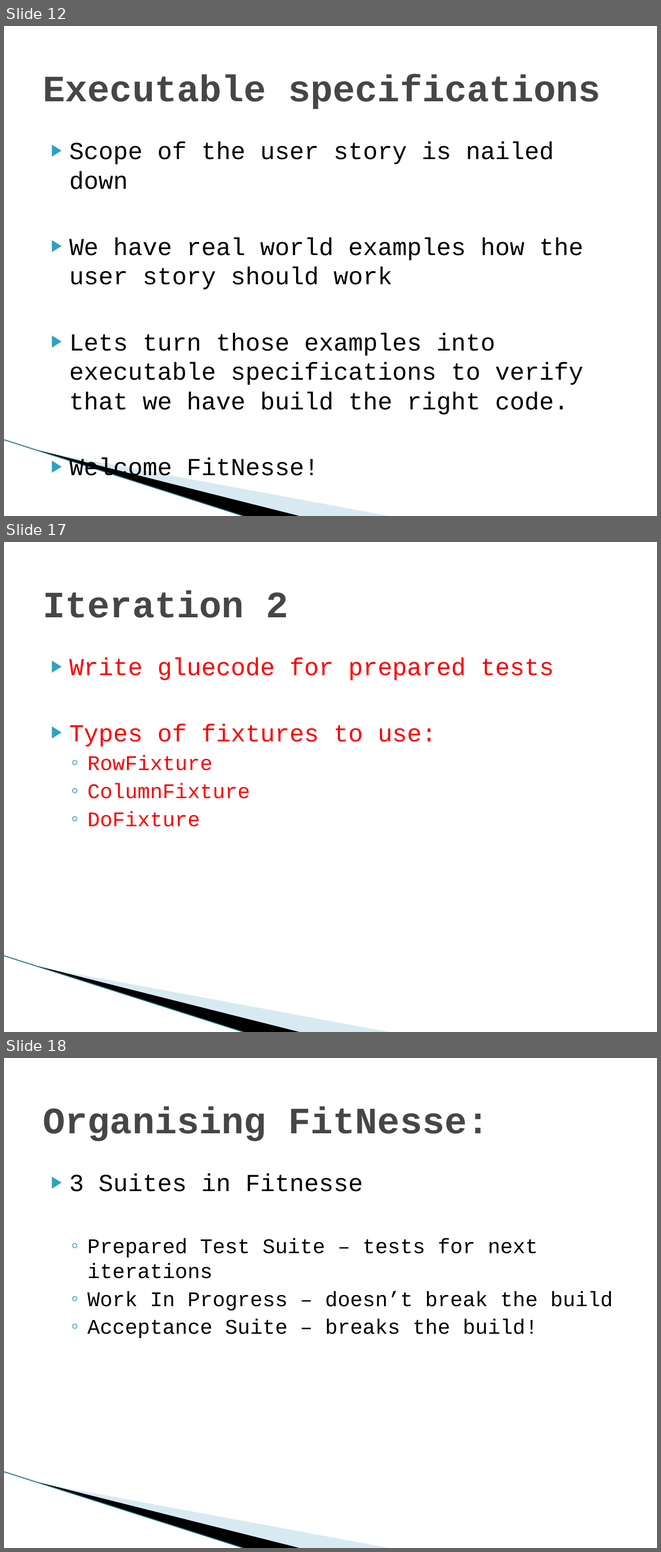
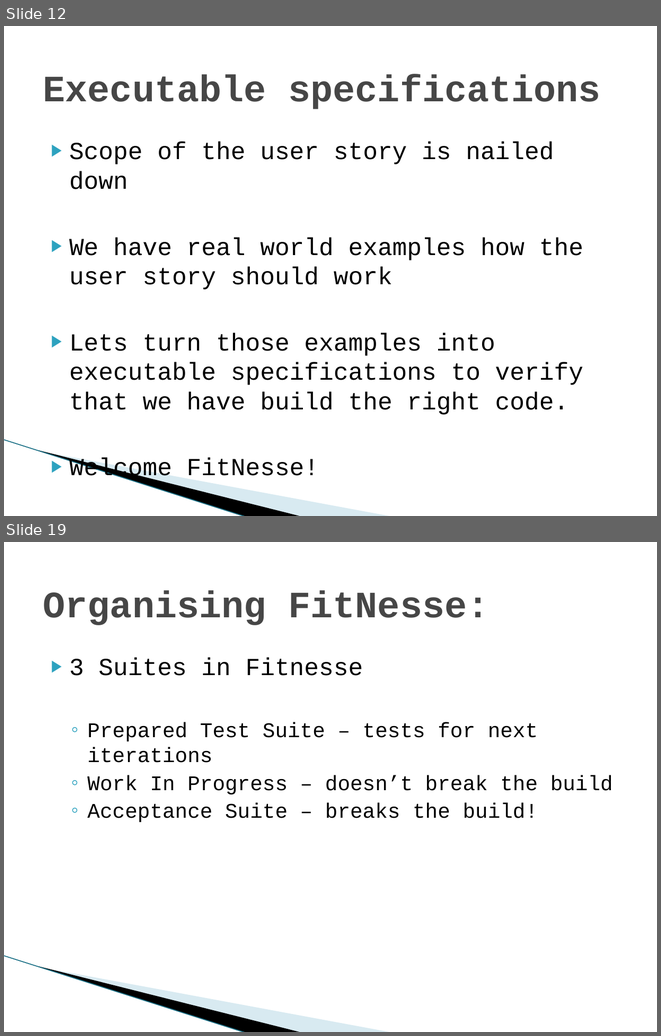
Before and after one commit to michelgrootjans/agileacceptancetesting, a slide deck: Slides/20090514_iLearn_AgileAcceptanceTesting.pptx. Shown one above the other, each under a label of ours: slides 12, 17 and 18 before the commit, slides 12 and 19 after it; the slides between them are not shown. The pictures are 661x1552 and 661x1036 pixels, drawn with LibreOffice and Linux fonts; fonts in the diff are those of the drawing; background and template pictures are left out. Boxes give left, top, right and bottom in pixels: in the first picture for what was removed or moved away, otherwise in the second. Text is boxed around its words. In the diff, an @@ line names an element or a change of style, - is before the commit and + after.

```diff
--- a/Slides/20090514_iLearn_AgileAcceptanceTesting.pptx
+++ b/Slides/20090514_iLearn_AgileAcceptanceTesting.pptx
@@ slide 17 removed at (x1=4, y1=542, x2=657, y2=1032), background #FFFFFF; not listed: 3 template elements that a slide beside it also shows @@
@@ title removed at (x1=43, y1=590, x2=289, y2=618) @@
-Iteration 2
@@ text removed at (x1=69, y1=658, x2=554, y2=827) @@
-▶ Write gluecode for prepared tests
-▶ Types of fixtures to use:
-  ◦ RowFixture
-  ◦ ColumnFixture
-  ◦ DoFixture
@@ what was slide 18 is now slide 19 @@
```
Also in this commit, not shown: 3 slides changed, 5 slides added, 2 other slides removed.
